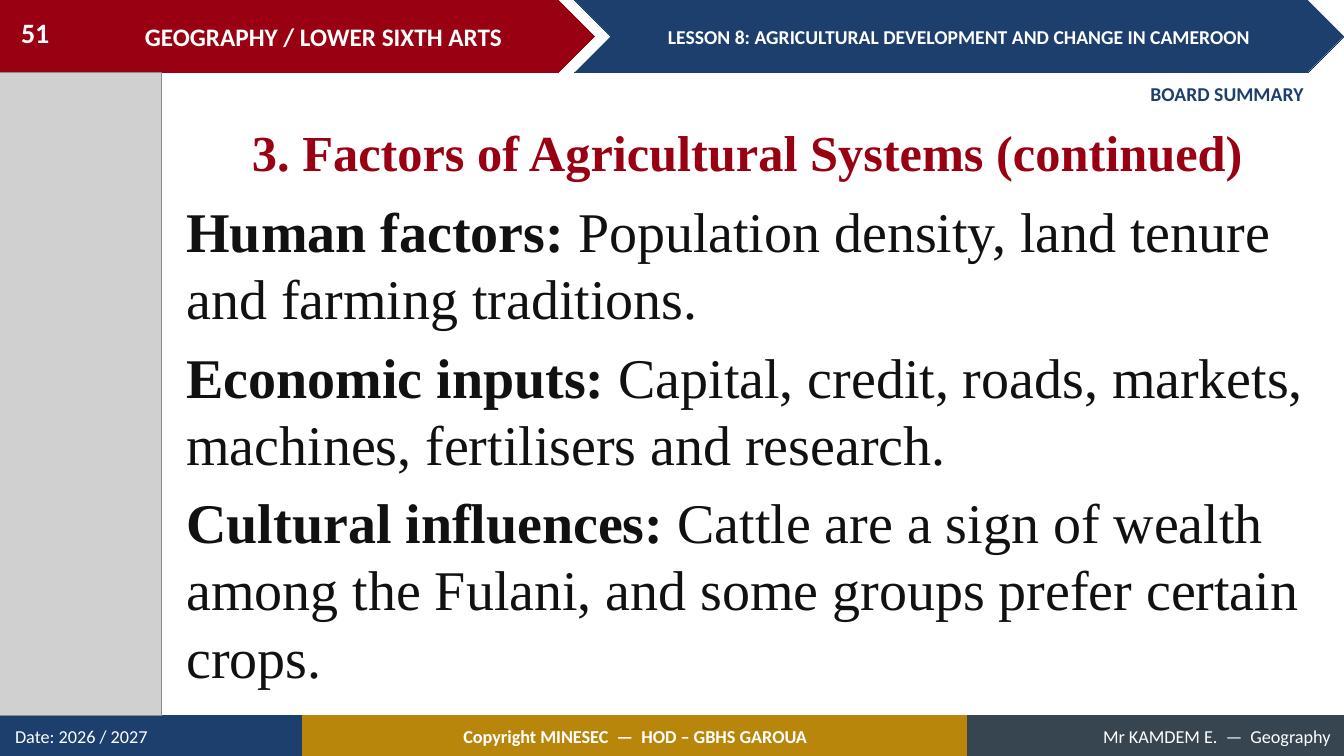
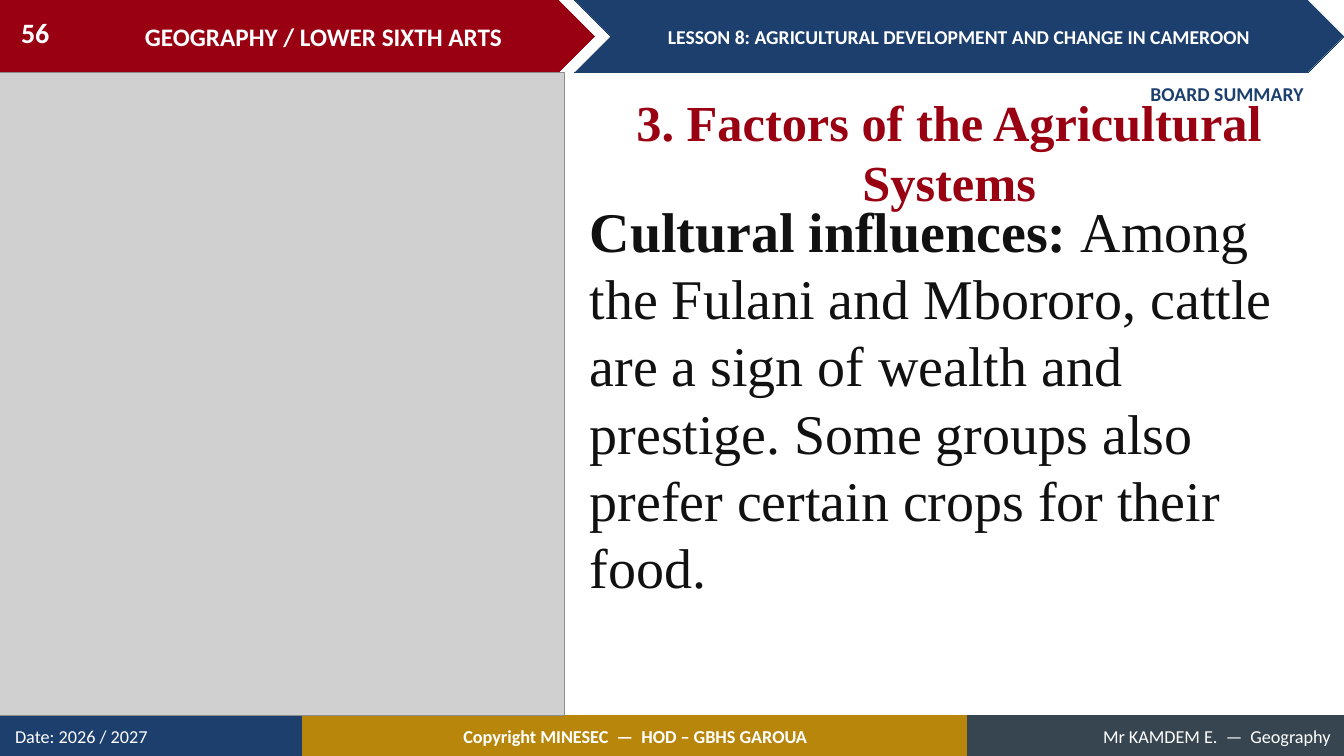
Before and after one commit to Berthautk/linea-github, a slide deck: slide 56 of lecons/LSA/Geography of Cameroon/08_LSA_CAM_L08_Agricultural_Development_and_Change_in_Cameroon.pptx (slide 51 before the commit). Drawn at 1344x756 pixels with LibreOffice and Linux fonts; fonts in the diff are those of the drawing; grey boxes stand for pictures. Boxes give left, top, right and bottom in pixels: in the first picture for what was removed or moved away, otherwise in the second. Text is boxed around its words. In the diff, an @@ line names an element or a change of style, - is before the commit and + after.

```diff
--- a/lecons/LSA/Geography of Cameroon/08_LSA_CAM_L08_Agricultural_Development_and_Change_in_Cameroon.pptx
+++ b/lecons/LSA/Geography of Cameroon/08_LSA_CAM_L08_Agricultural_Development_and_Change_in_Cameroon.pptx
@@ page number at (21,24,49,44): text changed @@
-51
+56
@@ picture: place and size @@
-picture at (0,73,161,716)
+picture at (0,73,565,716)
@@ text at (636,105,1261,212): text changed @@
-3. Factors of Agricultural Systems (continued)
+3. Factors of the Agricultural Systems
@@ text at (590,209,1271,589): text changed @@
-Human factors: Population density, land tenure and farming traditions.
-Economic inputs: Capital, credit, roads, markets, machines, fertilisers and research.
-Cultural influences: Cattle are a sign of wealth among the Fulani, and some groups prefer certain crops.
+Cultural influences: Among the Fulani and Mbororo, cattle are a sign of wealth and prestige. Some groups also prefer certain crops for their food.
```
Also in this commit, not shown: 22 other slides changed, 10 slides added, 2 slides removed, 17 other files.
